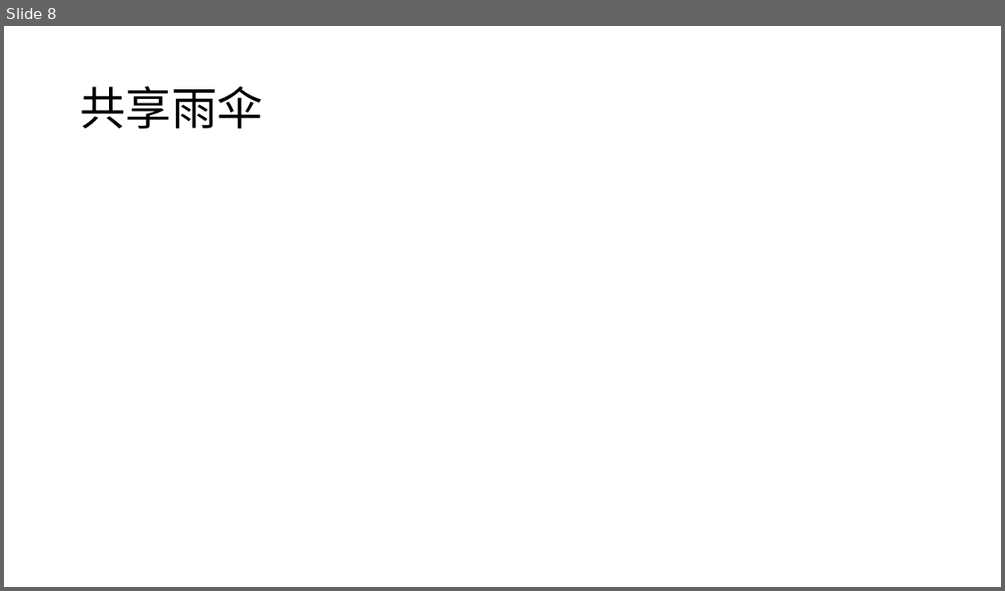
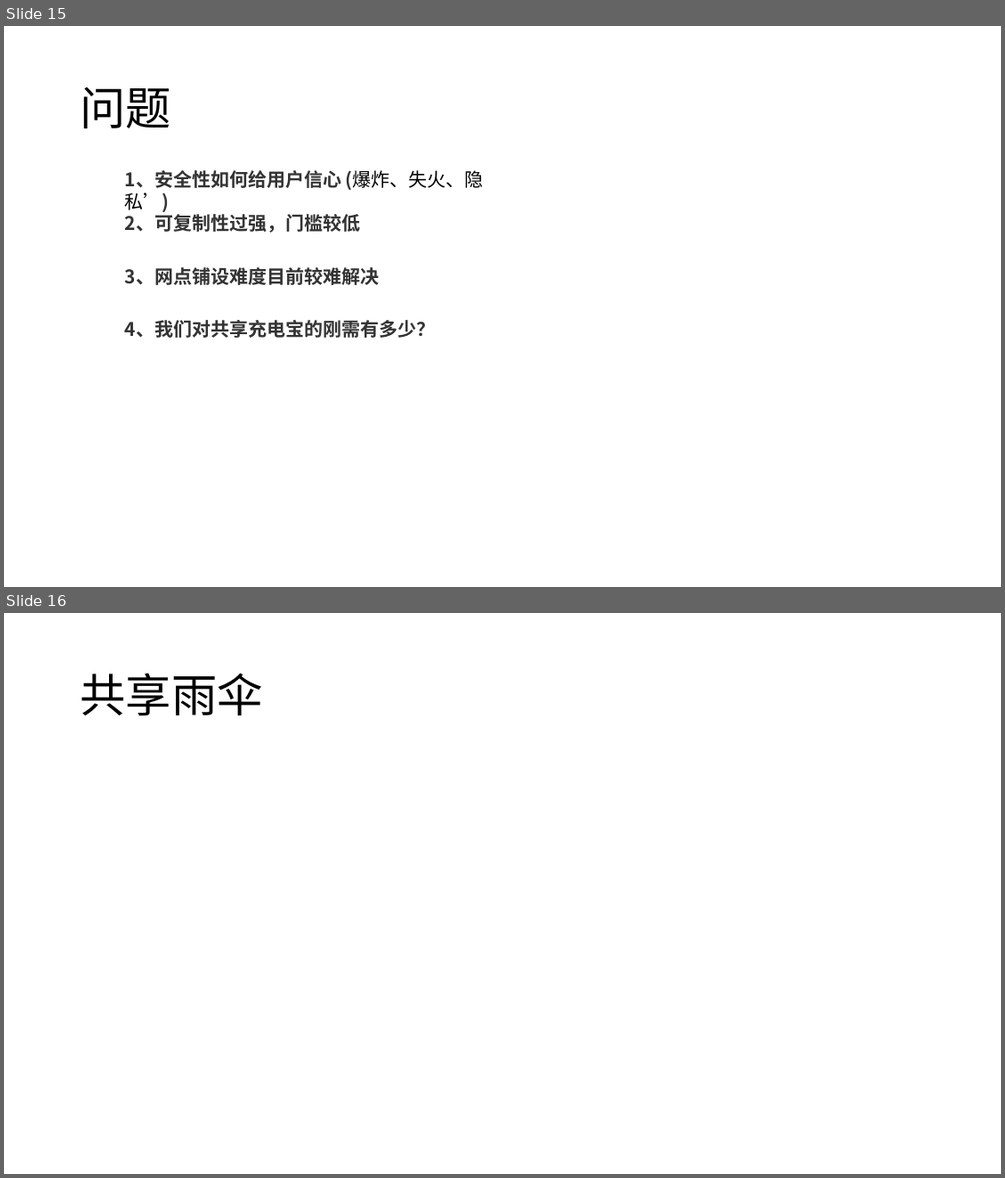
Before and after one commit to FredJiangFei/MyDocuments, a slide deck: 共享项目.pptx. Shown one above the other, each under a label of ours: slide 8 before the commit, slides 15 and 16 after it. The pictures are 1005x591 and 1005x1178 pixels, drawn with LibreOffice and Linux fonts; fonts in the diff are those of the drawing. Boxes give left, top, right and bottom in pixels: in the first picture for what was removed or moved away, otherwise in the second. Text is boxed around its words. In the diff, an @@ line names an element or a change of style, - is before the commit and + after.

```diff
--- a/共享项目.pptx
+++ b/共享项目.pptx
@@ slide 15 added at [4, 26, 1001, 587], background #FFFFFF @@
@@ title added at [80, 87, 171, 128], 44 pt, text #000000 @@
+问题
@@ text added at [125, 170, 484, 190], 18 pt, text #333333, bold @@
+1、安全性如何给用户信心 (爆炸、失火、隐私’)
@@ text added at [125, 211, 360, 232], 18 pt, text #333333, bold @@
+2、可复制性过强，门槛较低
@@ text added at [125, 267, 379, 285], 18 pt, text #333333, bold @@
+3、网点铺设难度目前较难解决
@@ text added at [125, 320, 435, 338], 18 pt, text #333333, bold @@
+4、我们对共享充电宝的刚需有多少？
@@ what was slide 8 is now slide 16 @@
```
Also in this commit, not shown: 5 slides changed, 12 other slides added, 3 slides removed.
